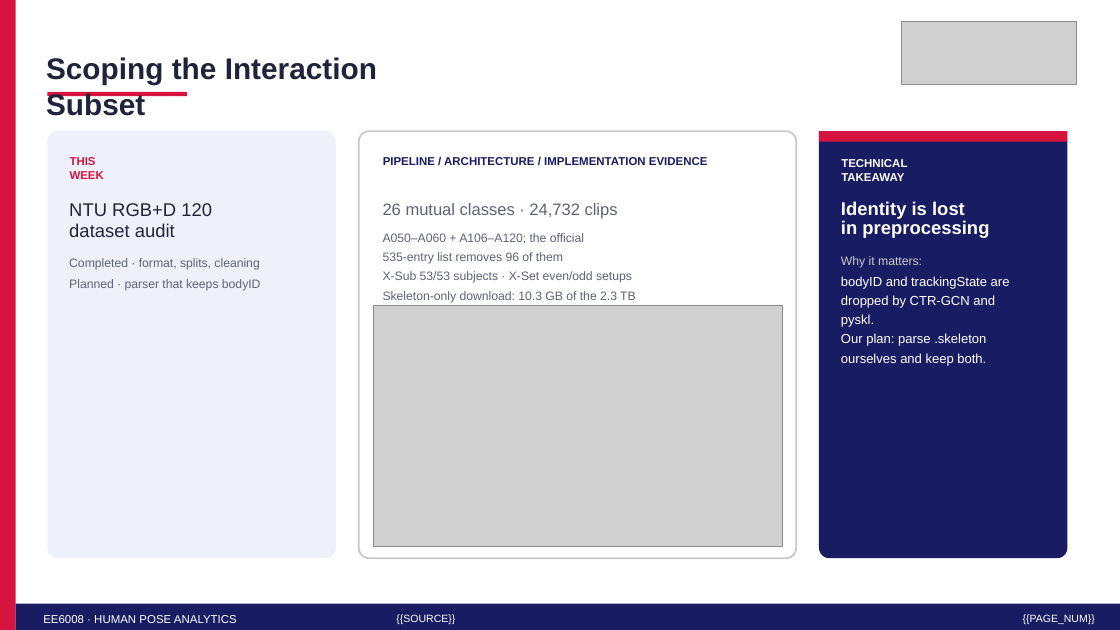
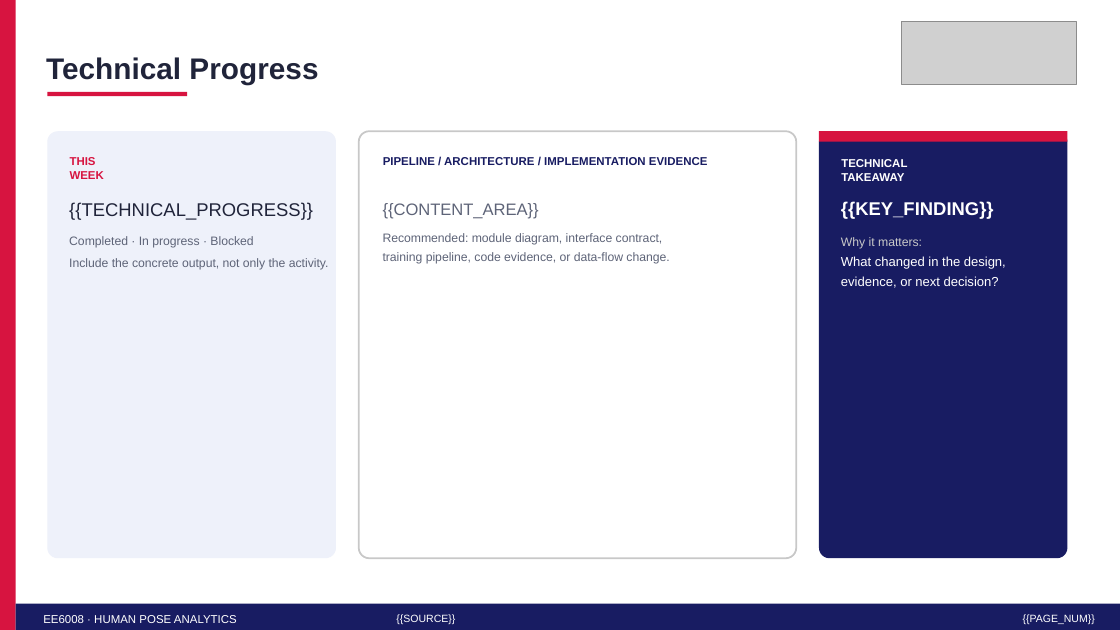
Before and after one commit to HarvyLiang/IPPoseRep, a slide deck: slide 3 of reports/WeeklyPre/5min_pre_fully_editable.pptx. Drawn at 1120x630 pixels with LibreOffice and Linux fonts; fonts in the diff are those of the drawing; grey boxes stand for pictures. Boxes give left, top, right and bottom in pixels: in the first picture for what was removed or moved away, otherwise in the second. Text is boxed around its words. In the diff, an @@ line names an element or a change of style, - is before the commit and + after.

```diff
--- a/reports/WeeklyPre/5min_pre_fully_editable.pptx
+++ b/reports/WeeklyPre/5min_pre_fully_editable.pptx
@@ text at (46, 57, 318, 85): text changed @@
-Scoping the Interaction Subset
+Technical Progress
@@ text at (69, 202, 329, 270): text changed @@
-NTU RGB+D 120
-dataset audit
-Completed · format, splits, cleaning
-Planned · parser that keeps bodyID
+{{TECHNICAL_PROGRESS}}
+Completed · In progress · Blocked
+Include the concrete output, not only the activity.
@@ text at (383, 203, 669, 264): text changed @@
-26 mutual classes · 24,732 clips
-A050–A060 + A106–A120; the official
-535-entry list removes 96 of them
-X-Sub 53/53 subjects · X-Set even/odd setups
-Skeleton-only download: 10.3 GB of the 2.3 TB
+{{CONTENT_AREA}}
+Recommended: module diagram, interface contract,
+training pipeline, code evidence, or data-flow change.
@@ text at (841, 201, 994, 219): text changed @@
-Identity is lost
-in preprocessing
+{{KEY_FINDING}}
@@ text at (841, 256, 1006, 288): text changed @@
-bodyID and trackingState are
-dropped by CTR-GCN and pyskl.
-Our plan: parse .skeleton
-ourselves and keep both.
+What changed in the design,
+evidence, or next decision?
@@ picture removed at (373, 306, 783, 546) @@
```
Also in this commit, not shown: 1 other slide changed, 2 slides added, 2 slides removed, 6 other files.
